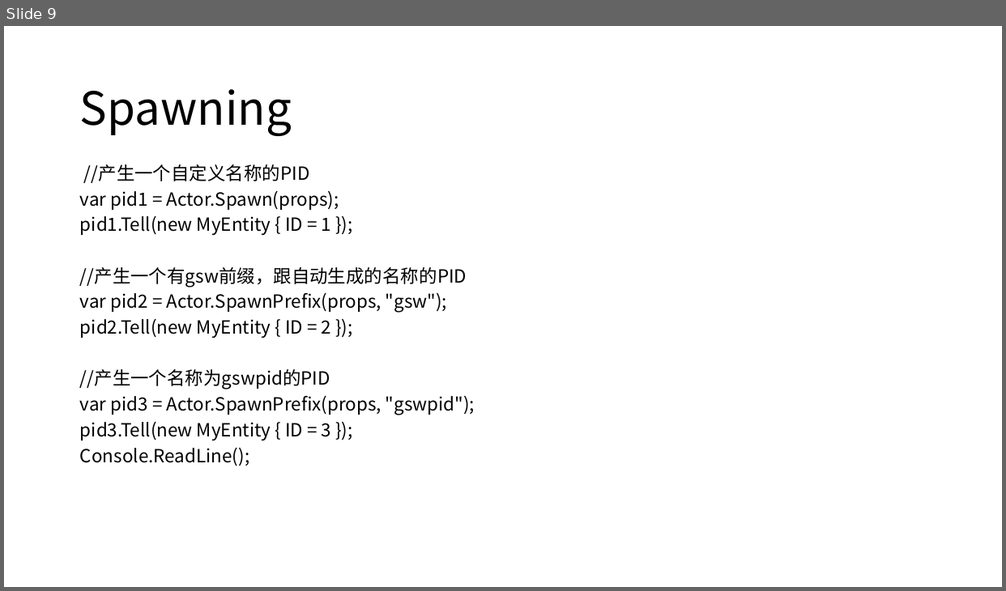
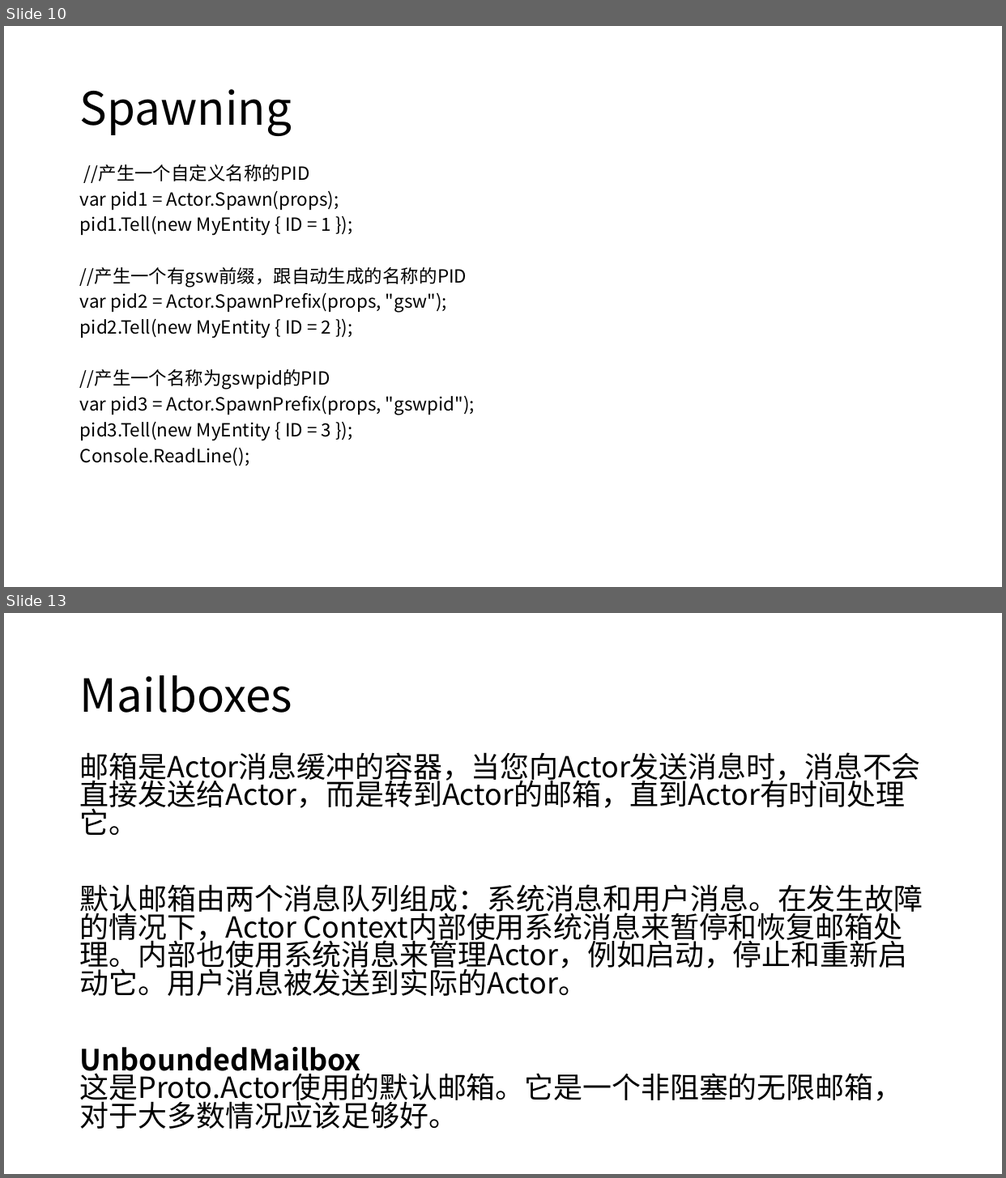
Before and after one commit to axzxs2001/ProtoActorSample, a slide deck: ProtoActorSample/Proto.Actor.pptx. Shown one above the other, each under a label of ours: slide 9 before the commit, slides 10 and 13 after it; the slides between them are not shown. The pictures are 1006x591 and 1006x1178 pixels, drawn with LibreOffice and Linux fonts; fonts in the diff are those of the drawing. Boxes give left, top, right and bottom in pixels: in the first picture for what was removed or moved away, otherwise in the second. Text is boxed around its words. In the diff, an @@ line names an element or a change of style, - is before the commit and + after.

```diff
--- a/ProtoActorSample/Proto.Actor.pptx
+++ b/ProtoActorSample/Proto.Actor.pptx
@@ slide 13 added at (4,613,1002,1174), background #FFFFFF @@
@@ title added at (80,675,292,713), 44 pt, text #000000 @@
+Mailboxes
@@ text added at (80,752,923,1129), 28 pt, text #000000 @@
+邮箱是Actor消息缓冲的容器，当您向Actor发送消息时，消息不会直接发送给Actor，而是转到Actor的邮箱，直到Actor有时间处理它。
+默认邮箱由两个消息队列组成：系统消息和用户消息。在发生故障的情况下，Actor Context内部使用系统消息来暂停和恢复邮箱处理。内部也使用系统消息来管理Actor，例如启动，停止和重新启动它。用户消息被发送到实际的Actor。
+UnboundedMailbox
+这是Proto.Actor使用的默认邮箱。它是一个非阻塞的无限邮箱，对于大多数情况应该足够好。
@@ what was slide 9 is now slide 10 @@
```
Also in this commit, not shown: 1 slide changed, 3 other slides added.
